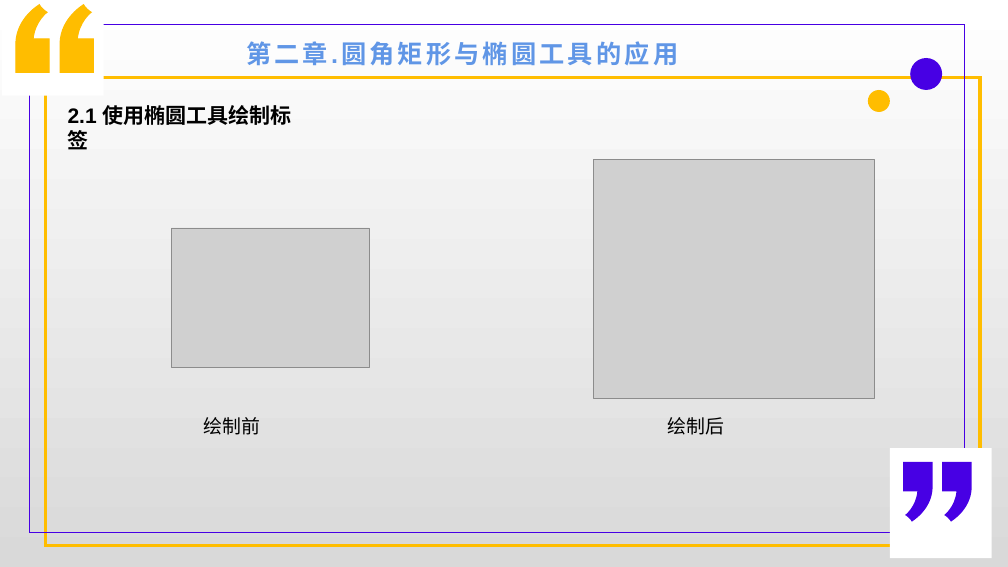
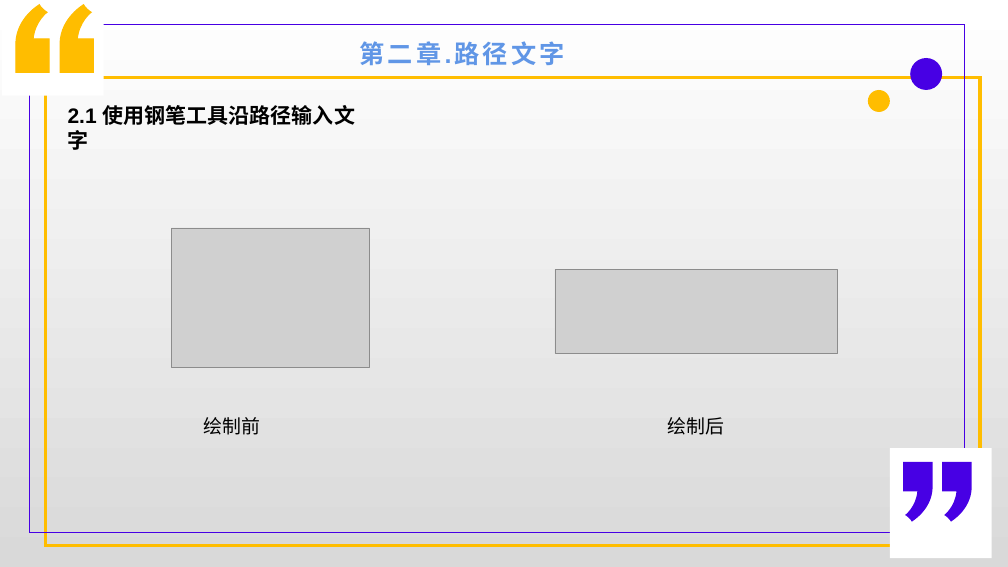
Before and after one commit to cckmit/typora-note, a slide deck: slide 10 of 计算机基础知识/ps/Photoshop第6章.pptx (slide 12 before the commit). Drawn at 1008x567 pixels with LibreOffice and Linux fonts; fonts in the diff are those of the drawing; grey boxes stand for pictures. Boxes give left, top, right and bottom in pixels: in the first picture for what was removed or moved away, otherwise in the second. Text is boxed around its words. In the diff, an @@ line names an element or a change of style, - is before the commit and + after.

```diff
--- a/计算机基础知识/ps/Photoshop第6章.pptx
+++ b/计算机基础知识/ps/Photoshop第6章.pptx
@@ text at [359,41,565,66]: text changed @@
-第二章.圆角矩形与椭圆工具的应用
+第二章.路径文字
@@ text at [68,105,355,125]: text changed @@
-2.1 使用椭圆工具绘制标签
+2.1 使用钢笔工具沿路径输入文字
@@ picture removed at [594,160,875,399] @@
@@ picture added at [555,269,838,353] @@
```
Also in this commit, not shown: 9 other slides changed, 1 slide added, 2 slides removed, 4 other files.
